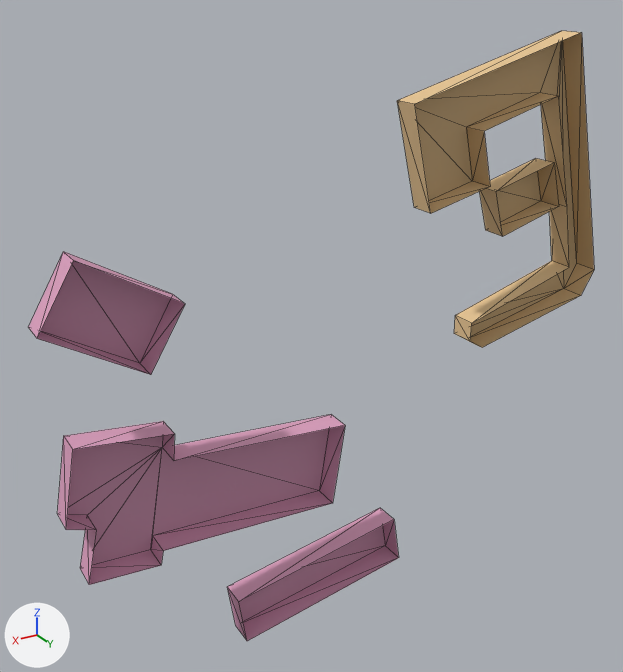
One commit to the OBJ model src/kickboard_sim/models/knu_campus/meshes/buildings_k30.obj: the scene before it, then after it.
Camera for both pictures: a 50 mm lens placed at (134.0, 215.0, 133.0), pointed at (-3.0, -14.0, 18.0). Lighting does not change. The marker at lower left points along +X, +Y and +Z. The older version comes first. Mesh edges are drawn as thin lines. Where no turn or scale is listed for an object, it has been applied to the vertices.

In view in the first picture: 'buildings_k30'.
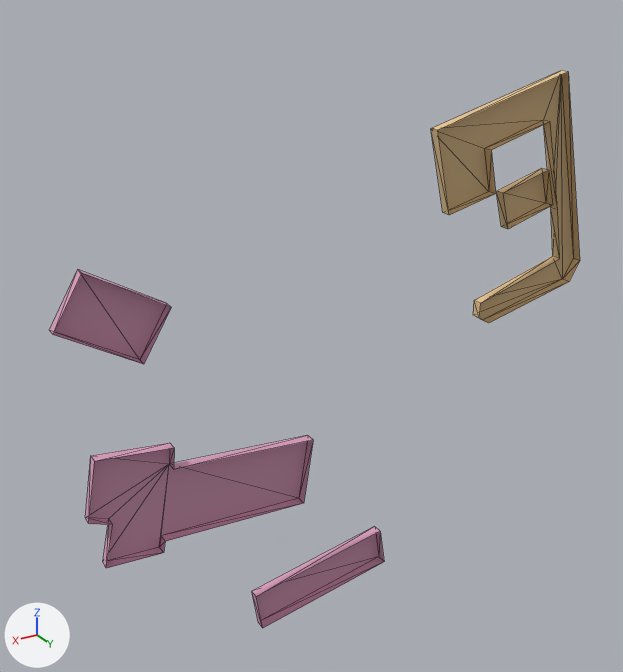
Changed parts and their boxes [x1, y1, x2, y2] in the pictures (623 x 672 px; the box of a moved part takes in the faces that stretch with it):
'buildings_k30', reshaped (6% narrower, 9% shorter): before [28, 31, 594, 641]; after [49, 71, 580, 628]
part 1 of me_buildings_k30, moved or reshaped: before [227, 508, 399, 641]; after [252, 527, 384, 628]
part 2 of me_buildings_k30, moved or reshaped: before [397, 31, 594, 347]; after [431, 71, 580, 323]
part 3 of me_buildings_k30, moved or reshaped: before [480, 158, 559, 236]; after [496, 168, 553, 229]
part 4 of me_buildings_k30, moved or reshaped: before [28, 251, 185, 375]; after [49, 270, 171, 364]
part 5 of me_buildings_k30, moved or reshaped: before [58, 415, 345, 585]; after [85, 435, 313, 568]

Diff of the bpy script that builds the scene:
```diff
--- a/src/kickboard_sim/models/knu_campus/meshes/buildings_k30.obj.py
+++ b/src/kickboard_sim/models/knu_campus/meshes/buildings_k30.obj.py
@@ me_buildings_k30 @@
 # used by ob_buildings_k30; location = (0.0, 0.0, 0.0)
-me_buildings_k30.from_pydata(...)  # 70 vertices, 95 faces; spans x -121.0..89.0, y -9.0..1.0, z -85.0..113.0
+me_buildings_k30.from_pydata(...)  # 70 vertices, 95 faces; spans x -113.0..85.0, y -3.0..1.0, z -82.0..100.0
+# me_buildings_k30 part 1: the loose piece of 8 vertices spanning x -34.0..34.0, y -9.0..0.0, z -85.0..-56.0 is scaled about its middle by (0.8, 0.386, 0.8), then moved by (0.0, 3.0, 0.0)
+# me_buildings_k30 part 2: the loose piece of 26 vertices spanning x -121.0..-31.0, y -8.0..1.0, z 5.0..113.0 is scaled about its middle by (0.8, 0.386, 0.8), then moved by (0.0, 3.0, -2.0)
+# me_buildings_k30 part 3: the loose piece of 8 vertices spanning x -98.0..-68.0, y -8.0..1.0, z 46.0..70.0 is scaled about its middle by (0.8, 0.386, 0.8), then moved by (0.0, 3.0, 0.0)
+# me_buildings_k30 part 4: the loose piece of 8 vertices spanning x 47.0..89.0, y -8.0..1.0, z 25.0..63.0 is scaled about its middle by (0.8, 0.386, 0.8), then moved by (0.0, 3.0, 0.0)
+# me_buildings_k30 part 5: the loose piece of 20 vertices spanning x -8.0..88.0, y -9.0..1.0, z -41.0..8.0 is scaled about its middle by (0.8, 0.386, 0.8), then moved by (3.0, 3.0, -1.0)
 me_buildings_k30.materials.append(mat_zone1)
```
